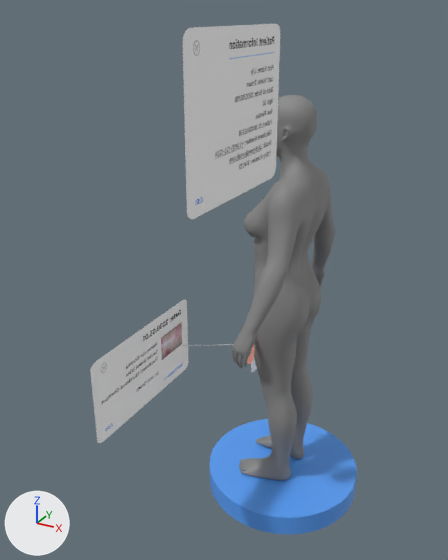
One commit to the glTF model models/femalebody.gltf: the scene before it, then after it.
One viewpoint serves both versions: a 50 mm camera at (23.9, 18.2, 57.1) aimed at (-7.1, 74.5, 28.9). Every picture has the same lights, and +X, +Y and +Z are marked at lower left. Where no turn or scale is listed for an object, it has been applied to the vertices.
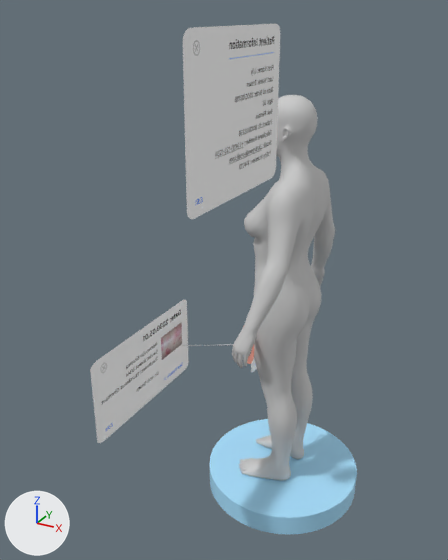
The newer file is also turned or shifted as a whole; pictures and numbers use the older file's frame.

Where the change shows, as pixel boxes (x1, y1, x2, y2) in the pictures (448 x 560 px):
'Realistic_White_Female_Low_Poly', recoloured: (232, 95, 335, 481) in both
'Cylinder.004', recoloured: (210, 419, 357, 534) in both

The change in detail:
Material 'Material.009' (mat_material_009) is new.
Its base color is (0.393, 0.751, 1.0) (blue #a8e1ff).
Material 'default.003' (mat_default_003) is new.
Its base color is (0.591, 0.591, 0.591) (light grey #cacaca).
Its roughness is 0.599.
me_realistic_white_female_low_poly has 4986 vertices, 9968 faces and spans x -4.2..3.7, y -11.0..11.0, z 0.0..47.2.
me_realistic_white_female_low_poly no longer uses material mat_default_002 (grey #878787).
me_realistic_white_female_low_poly now uses material mat_default_003 (light grey #cacaca).
me_cylinder_006 has 676 vertices, 1348 faces and spans x -9.7..9.7, y -9.7..9.7, z -1.3..1.3.
me_cylinder_006 no longer uses material mat_material_020 (blue #579df4).
me_cylinder_006 now uses material mat_material_009 (blue #a8e1ff).
